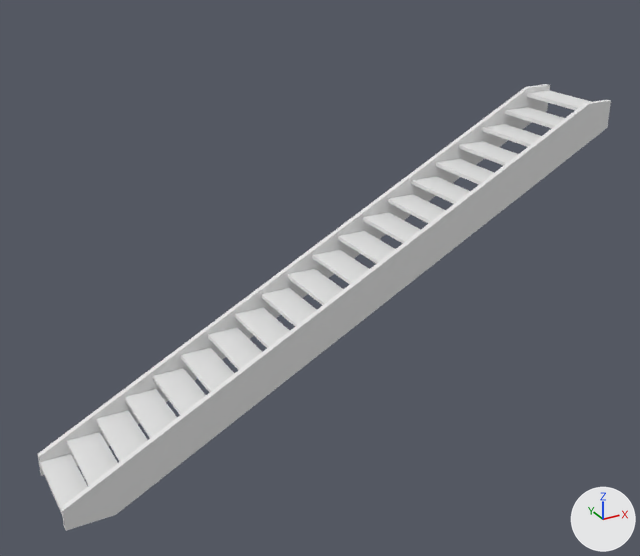
Renders of the glTF model assets/kit/dressing/stair_steps_open.glb from each side of a commit.
Camera for both pictures: a 50 mm lens placed at (-5.42, -9.43, 6.92), pointed at (-0.25, -0.03, 2.21). Lighting does not change. The marker at lower right points along +X, +Y and +Z. The first picture is the older version. Where no turn or scale is listed for an object, it has been applied to the vertices.

The scene before the commit, as lines of its bpy script (objects in view):
```python
me_stair_steps_open__stringers = bpy.data.meshes.new('stair_steps_open__stringers')
me_stair_steps_open__stringers.from_pydata(...)  # 24 vertices, 40 faces; spans x -4.0..4.0, y -0.65..0.65, z 0.0..4.23
me_stair_steps_open__stringers.materials.append(mat_wood)  # white #e7e7e7
me_stair_steps_open__treads = bpy.data.meshes.new('stair_steps_open__treads')
me_stair_steps_open__treads.from_pydata(...)  # 160 vertices, 240 faces; spans x -4.0..4.0, y -0.57..0.57, z 0.16..4.15
me_stair_steps_open__treads.materials.append(mat_wood)  # white #e7e7e7
ob_stair_steps_open__stringers = bpy.data.objects.new('stair_steps_open__stringers', me_stair_steps_open__stringers)
ob_stair_steps_open__stringers.location = (0.0, 0.0, 0.0)
ob_stair_steps_open__treads = bpy.data.objects.new('stair_steps_open__treads', me_stair_steps_open__treads)
ob_stair_steps_open__treads.location = (0.0, 0.0, 0.0)
```
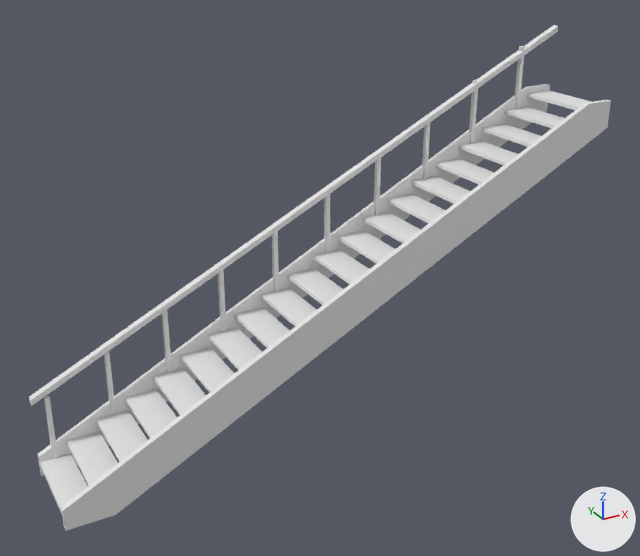
What changed in the scene script:
```text
Add me_stair_steps_open__rail:
    me_stair_steps_open__rail.from_pydata(...)  # 88 vertices, 132 faces; spans x -4.0..4.0, y 0.53..0.63, z 0.21..5.09
    me_stair_steps_open__rail.materials.append(mat_wood)  # white #e7e7e7
Add ob_stair_steps_open__rail:
    ob_stair_steps_open__rail = bpy.data.objects.new('stair_steps_open__rail', me_stair_steps_open__rail)
    ob_stair_steps_open__rail.location = (0.0, 0.0, 0.0)
```

Changed parts and their boxes [x1, y1, x2, y2] in the pictures (640 x 556 px):
'stair_steps_open__rail', added
    after: [29, 25, 558, 459]
